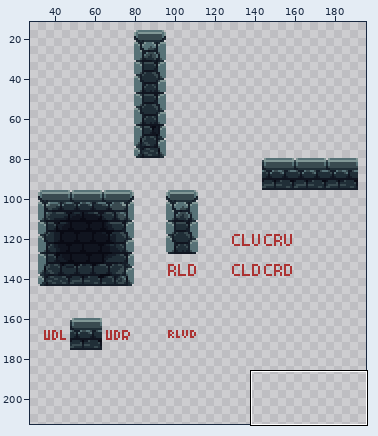
Pixel-art file -- aseprite/Block_Atlas_Brouillon.aseprite. The first picture is a wide view before the edit; the outline marks the close-up.
Close-up. As it was:
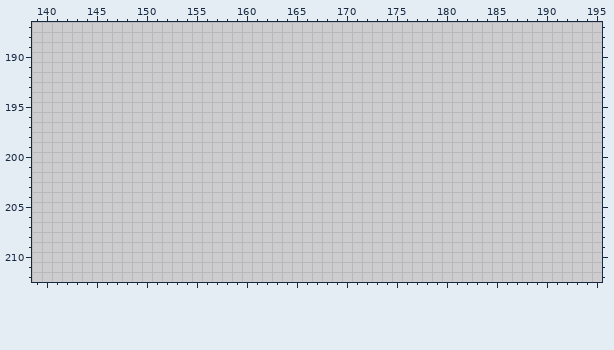
256x256 pixels, 1 frame. Shown: x 139..195, y 187..212. The wide view leaves out empty margins. The commit also changed other parts of the picture, which this record leaves out.
The result:
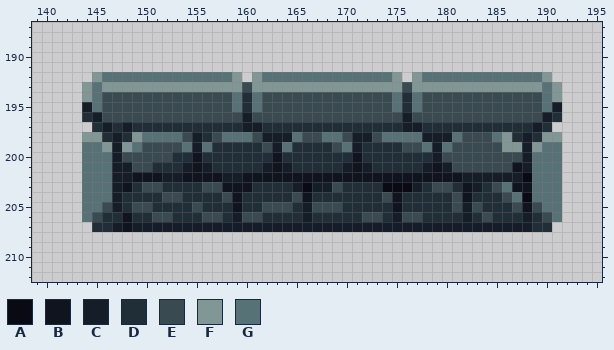
Palette (. is transparent): A #090a14  B #10141f  C #151d28  D #202e37  E #394a50  F #819796  G #577277
What changed:
@@ x 139..195 @@
 191 .........................................................
-192 .........................................................
-193 .........................................................
-194 .........................................................
-195 .........................................................
-196 .........................................................
-197 .........................................................
-198 .........................................................
-199 .........................................................
-200 .........................................................
-201 .........................................................
-202 .........................................................
-203 .........................................................
-204 .........................................................
-205 .........................................................
-206 .........................................................
-207 .........................................................
+192 ......FGGGGGGGGGGGGGF.FGGGGGGGGGGGGGF.FGGGGGGGGGGGGF.....
+193 .....FGFFFFFFFFFFFFFFEFFFFFFFFFFFFFFFEFFFFFFFFFFFFFGF....
+194 .....FGEEEEEEEEEEEEEGDGEEEEEEEEEEEEEGDGEEEEEEEEEEEEGF....
+195 .....CGEEEEEEEEEEEEEGDGEEEEEEEEEEEEEGDGEEEEEEEEEEEEGC....
+196 .....DCEEEEEEEEEEEEEECEEEEEEEEEEEEEEECEEEEEEEEEEEEECD....
+197 ......DCDCDDDDDDDDDDDCCDDDDDDDDDDDDDDCCDDDDDDDDDDDCD.....
+198 .....FFDCDFGGGGECDEGGGECCCGEEGGECCEGGGGCCCGEEEGFDCDFF....
+199 .....GGFCFGEEEEGCGDDDDDECGDDDDEGCDDDDEEGCGEEEEEFFCFGG....
+200 .....GGGCEEEEEDDBDDDDDDDBDDDDDDDBDDDDDDDCEEEEEEEECGGG....
+201 .....GGGCCEEDDDCBCDDDDDCBCDDDDDCBCDDDDDCBCEEEEEEBCGGG....
+202 .....GGGCCBBBCCBBBBCCBBBBBBBBBBBBBBBBBBBBBBCCCCCCAGGG....
+203 .....GGGCBDEEDDDDEEBBBDDDDCACCEDDDDAAACDEEDBCDEGBBGGG....
+204 .....GGGCDDDDEEDDDDEBDDDDDEBDDDDDDDEBDDDDDEBDDDEGAGGG....
+205 .....GGECDEEDDDDEDDDBDDEEEDCEEEDDDDDBDDDDDECEDDDEBEGG....
+206 .....GEDDBDDEEDDDEEDCEEDDDDCDDDDDEEDCEEDDDDCDEDDDCDEG....
+207 ......DDCBCCCCCCCCCCCCCCCCCCCCCCCCCCCCCCCCCCCCCCCCDD.....
 208 .........................................................
Where, in picture pixels (left, top, right, bottom), the same in both close-ups:
added: (82, 72, 562, 232)
